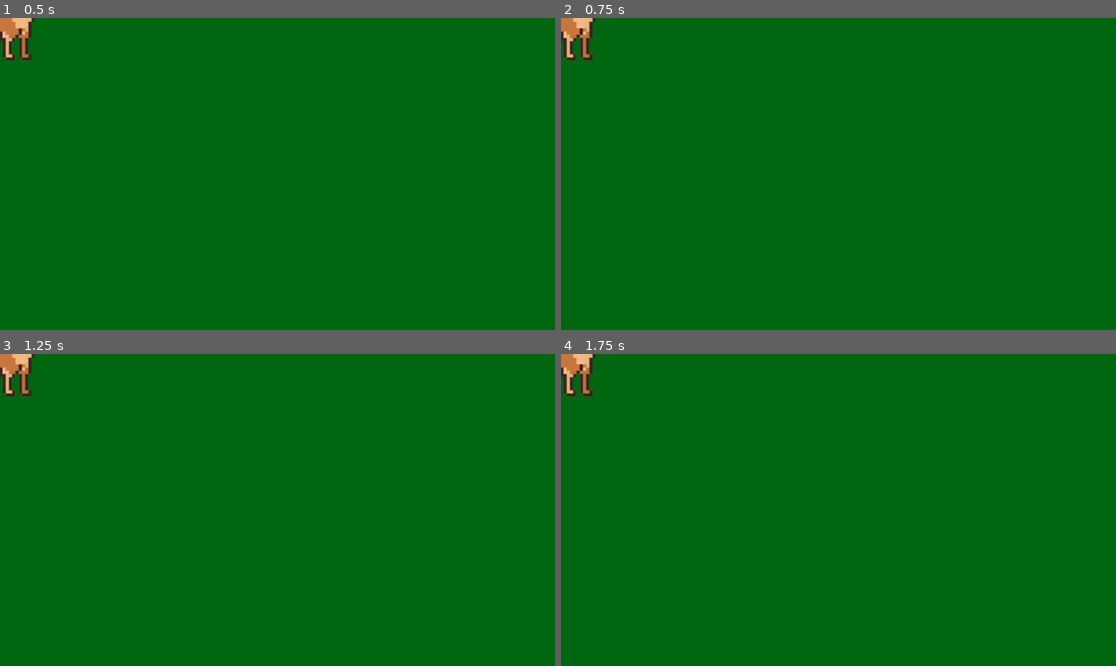
Above: before the commit, frames 1-4 (two rows, left to right).
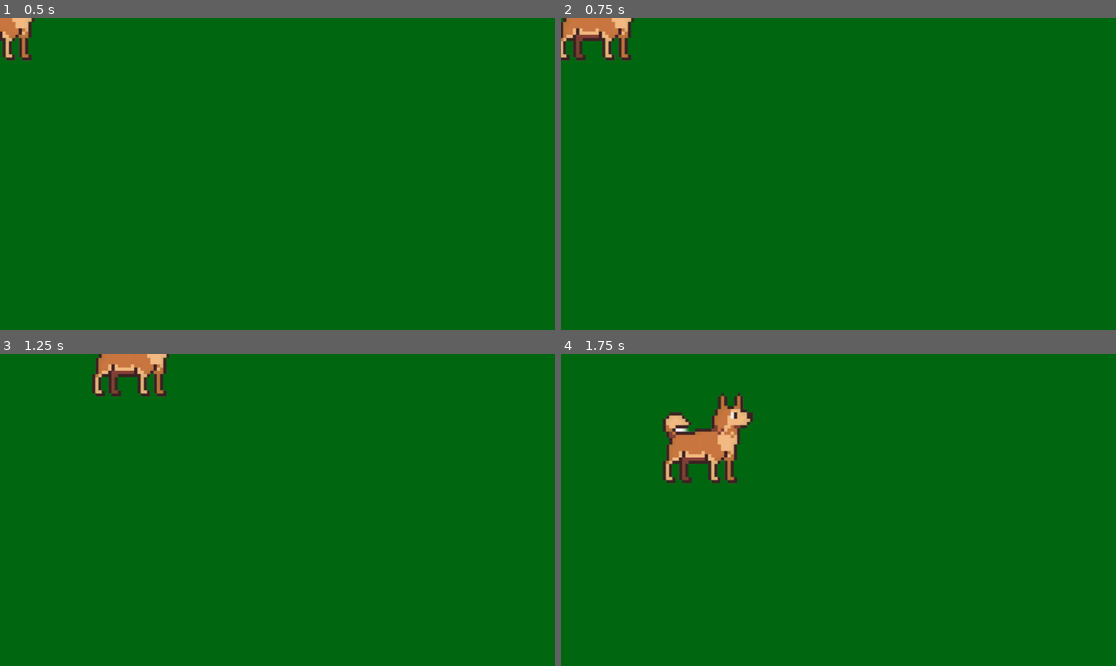
Above: after the commit, the same moments.

Repository: tedward851/LudumDare
Game: Godot game, scene res://lib/main.tscn
The game is run twice, just before and just after one commit, with the same random seed, the same clock (stepped at 60 frames per second) and the same inputs. This scene is started directly instead of the project's main scene.
Inputs:
- Up to frame 1 (0.5 s): no input
- Up to frame 2 (0.75 s): tap Enter at 0.5 s; hold Right (move_right, bound only after the commit) from 0.53 s (still down)
- Up to frame 3 (1.25 s): keep holding Right (move_right, bound only after the commit)
- Up to frame 4 (1.75 s): release Right (move_right, bound only after the commit) at 1.28 s; hold Down (move_down, bound only after the commit) from 1.28 s (still down)

Frame 1 is identical in both runs. In frame 2, 1.3% of the frame differs, in the area x 0-14%, y 0-14%; in frame 3, 2.1%; in frame 4, 3.4%, in the area x 0-35%, y 0-42%.

Commit message:
Update Asset Paths

Diff:
--- a/lib/dog.tscn
+++ b/lib/dog.tscn
@@ -1,7 +1,7 @@
 [gd_scene load_steps=5 format=3 uid="uid://cfuu6ffbghfj7"]
 
-[ext_resource type="Script" path="res://dog.gd" id="1_ltrjy"]
-[ext_resource type="Texture2D" uid="uid://0kosxmxhw5lk" path="res://istockphoto-1400446011-612x612.png" id="2_b73t5"]
+[ext_resource type="Script" path="res://lib/dog.gd" id="1_dquh2"]
+[ext_resource type="Texture2D" uid="uid://0kosxmxhw5lk" path="res://art/Dog.png" id="2_b73t5"]
 
 [sub_resource type="SpriteFrames" id="SpriteFrames_hakqc"]
 animations = [{
@@ -18,7 +18,7 @@
 size = Vector2(186, 185)
 
 [node name="Dog" type="Area2D"]
-script = ExtResource("1_ltrjy")
+script = ExtResource("1_dquh2")
 metadata/_edit_lock_ = true
 
 [node name="AnimatedSprite2D" type="AnimatedSprite2D" parent="."]
--- a/lib/main.tscn
+++ b/lib/main.tscn
@@ -1,6 +1,6 @@
 [gd_scene load_steps=2 format=3 uid="uid://tqtmhcrurl4a"]
 
-[ext_resource type="PackedScene" uid="uid://cfuu6ffbghfj7" path="res://dog.tscn" id="1_3yokb"]
+[ext_resource type="PackedScene" uid="uid://cfuu6ffbghfj7" path="res://lib/dog.tscn" id="1_3yokb"]
 
 [node name="Main" type="Node"]
 
--- a/project.godot
+++ b/project.godot
@@ -15,6 +15,29 @@
 config/features=PackedStringArray("4.0", "GL Compatibility")
 config/icon="res://icon.svg"
 
+[input]
+
+move_up={
+"deadzone": 0.5,
+"events": [Object(InputEventKey,"resource_local_to_scene":false,"resource_name":"","device":-1,"window_id":0,"alt_pressed":false,"shift_pressed":false,"ctrl_pressed":false,"meta_pressed":false,"pressed":false,"keycode":0,"physical_keycode":4194320,"key_label":0,"unicode":0,"echo":false,"script":null)
+]
+}
+move_down={
+"deadzone": 0.5,
+"events": [Object(InputEventKey,"resource_local_to_scene":false,"resource_name":"","device":-1,"window_id":0,"alt_pressed":false,"shift_pressed":false,"ctrl_pressed":false,"meta_pressed":false,"pressed":false,"keycode":0,"physical_keycode":4194322,"key_label":0,"unicode":0,"echo":false,"script":null)
+]
+}
+move_right={
+"deadzone": 0.5,
+"events": [Object(InputEventKey,"resource_local_to_scene":false,"resource_name":"","device":-1,"window_id":0,"alt_pressed":false,"shift_pressed":false,"ctrl_pressed":false,"meta_pressed":false,"pressed":false,"keycode":0,"physical_keycode":4194321,"key_label":0,"unicode":0,"echo":false,"script":null)
+]
+}
+move_left={
+"deadzone": 0.5,
+"events": [Object(InputEventKey,"resource_local_to_scene":false,"resource_name":"","device":-1,"window_id":0,"alt_pressed":false,"shift_pressed":false,"ctrl_pressed":false,"meta_pressed":false,"pressed":false,"keycode":0,"physical_keycode":4194319,"key_label":0,"unicode":0,"echo":false,"script":null)
+]
+}
+
 [rendering]
 
 renderer/rendering_method="gl_compatibility"
Not shown, changed: art/Cat.png.import
Not shown, changed: art/Dog.png.import
Not shown, changed: art/icon.svg.import
